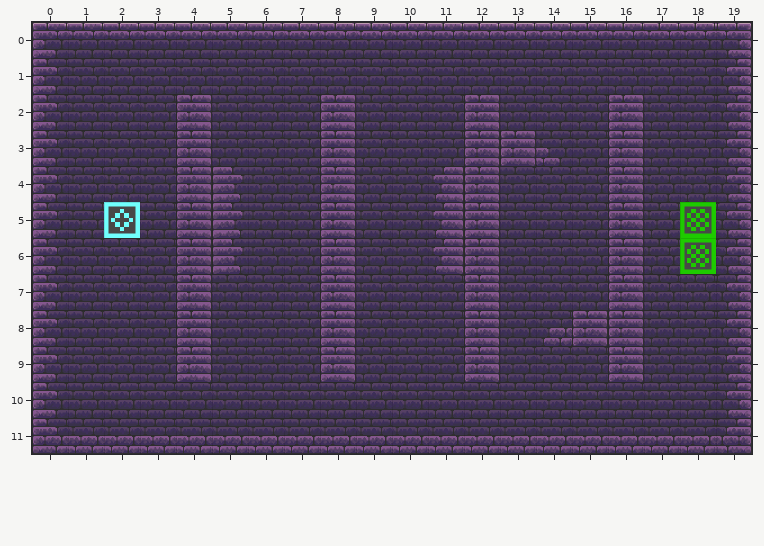
One commit to this Tiled map: resources/maps/level_one_map_dungeon_tileset.tmx. The picture above was drawn from the file before the commit.
Cells are 64x64 px. Shown: x 0..19, y 0..11.
After the commit:
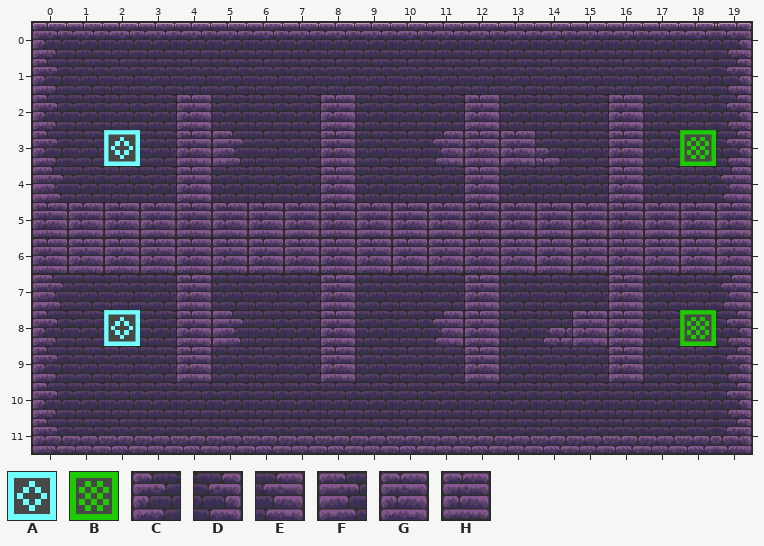
Key: from "basic_tileset": A 22, B 23; from "dungeon_bricks_shadow_tilset": C 8 "BORDER_WALL_BROKEN_PURPL", D 8 flipped left-right "BORDER_WALL_BROKEN_PURPL", E 10 "CENTRAL_WALL_MEDIUM_BROK", F 10 flipped left-right "CENTRAL_WALL_MEDIUM_BROK", G 35 "COLUMN_WALL_BROKEN_PURPL", H 43.
_ is an empty cell.
What changed:
{"where": "layer \"foreground\""}
{"y":3,"x":2,"old":"_","new":"A"}
{"y":3,"x":5,"old":"_","new":"F"}
{"y":3,"x":11,"old":"_","new":"E"}
{"y":3,"x":18,"old":"_","new":"B"}
{"y":4,"x":0,"old":"C","new":"F"}
{"y":4,"x":5,"old":"F","new":"_"}
{"y":4,"x":11,"old":"E","new":"_"}
{"y":4,"x":19,"old":"D","new":"E"}
{"y":5,"x":0,"old":"C_A_GF__G__EG___","new":"HHHHHHHHHHHHHHHH"}
{"y":5,"x":17,"old":"_BD","new":"HHH"}
{"y":6,"x":0,"old":"C___GF__G__EG___","new":"HHHHHHHHHHHHHHHH"}
{"y":6,"x":17,"old":"_BD","new":"HHH"}
{"y":7,"x":0,"old":"C","new":"F"}
{"y":7,"x":19,"old":"D","new":"E"}
{"y":8,"x":2,"old":"_","new":"A"}
{"y":8,"x":5,"old":"_","new":"F"}
{"y":8,"x":11,"old":"_","new":"E"}
{"y":8,"x":18,"old":"_","new":"B"}
